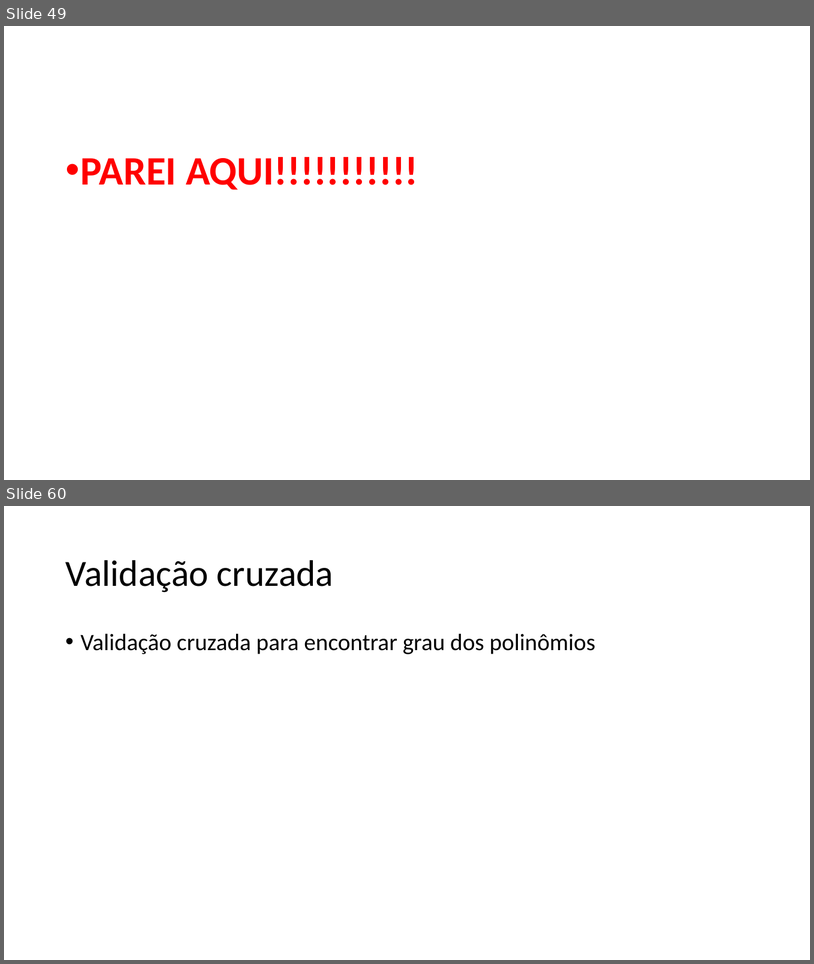
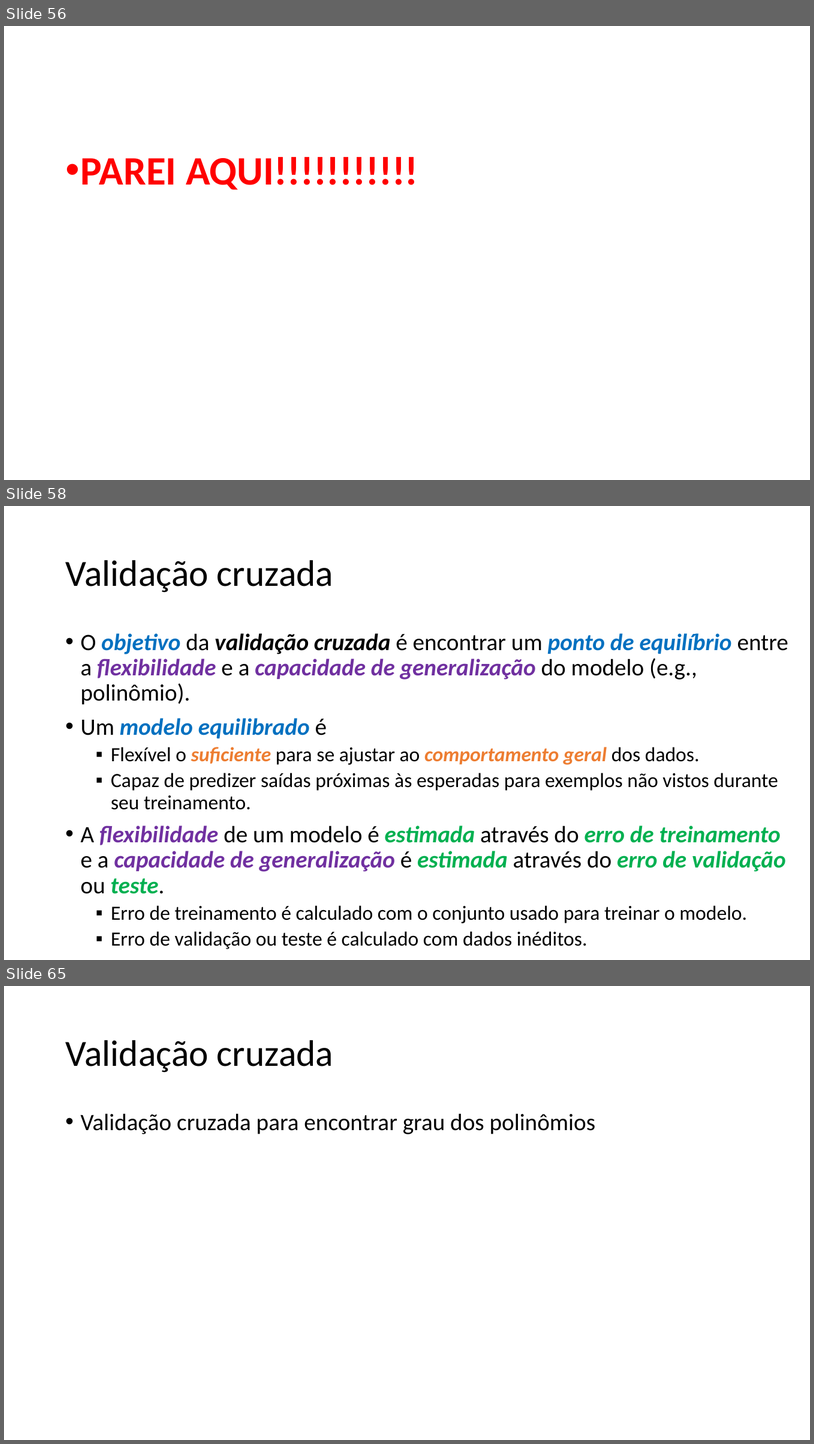
Before and after one commit to zz4fap/c24_inteligencia_artificial, a slide deck: slides/C24_Regressão.pptx. Shown one above the other, each under a label of ours: slides 49 and 60 before the commit, slides 56, 58 and 65 after it; the slides between them are not shown. The pictures are 814x964 and 814x1444 pixels, drawn with LibreOffice and Linux fonts; fonts in the diff are those of the drawing. Boxes give left, top, right and bottom in pixels: in the first picture for what was removed or moved away, otherwise in the second. Text is boxed around its words. In the diff, an @@ line names an element or a change of style, - is before the commit and + after.

```diff
--- a/slides/C24_Regressão.pptx
+++ b/slides/C24_Regressão.pptx
@@ slide 58 added at (x1=4, y1=506, x2=810, y2=960), background #FFFFFF @@
@@ title added at (x1=65, y1=560, x2=333, y2=592), 44 pt, text #000000 @@
+Validação cruzada
@@ text added at (x1=81, y1=633, x2=789, y2=949), 28 pt, text #000000 @@
+• O objetivo da validação cruzada é encontrar um ponto de equilíbrio entre a flexibilidade e a capacidade de generalização do modelo (e.g., polinômio).
+• Um modelo equilibrado é
+  ▪ Flexível o suficiente para se ajustar ao comportamento geral dos dados.
+  ▪ Capaz de predizer saídas próximas às esperadas para exemplos não vistos durante seu treinamento.
+• A flexibilidade de um modelo é estimada através do erro de treinamento e a capacidade de generalização é estimada através do erro de validação ou teste.
+  ▪ Erro de treinamento é calculado com o conjunto usado para treinar o modelo.
+  ▪ Erro de validação ou teste é calculado com dados inéditos.
@@ what was slide 49 is now slide 56 @@
@@ what was slide 60 is now slide 65 @@
```
Also in this commit, not shown: 1 slide changed, 6 other slides added, 2 slides removed.
